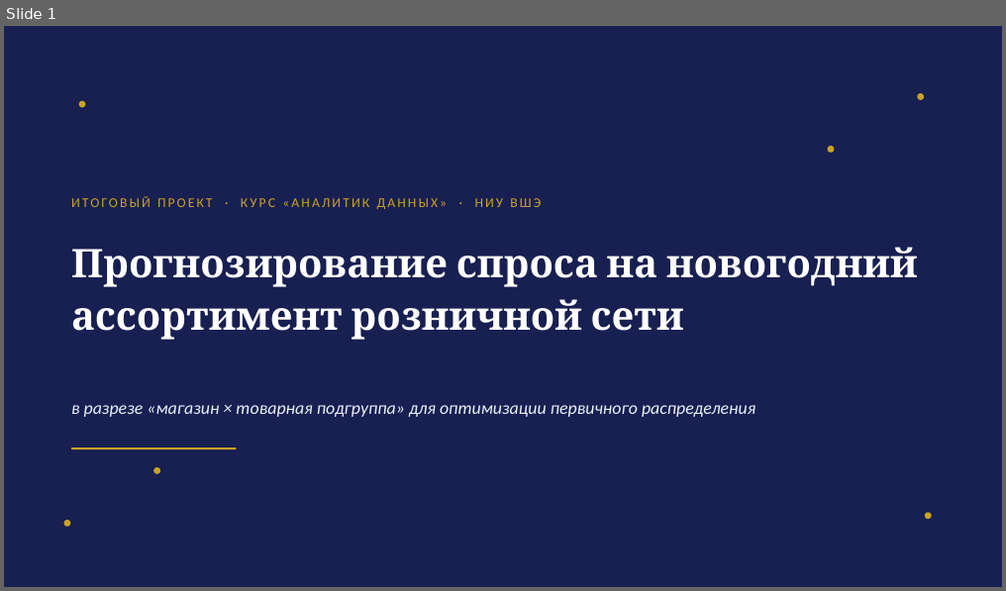
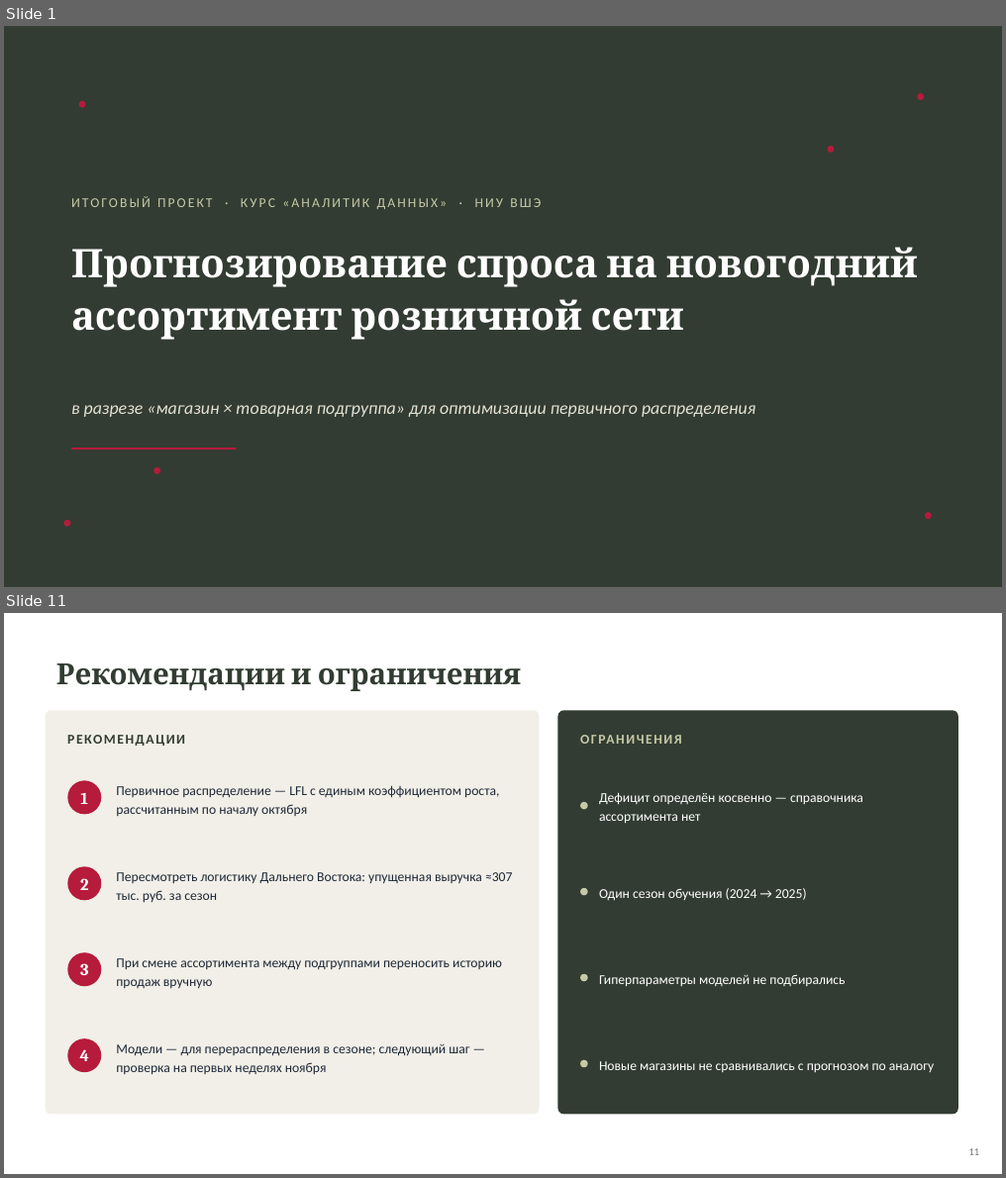
Before and after one commit to AnastasiyaEremina/final_project_hse_eremina, a slide deck: presentation/presentation.pptx. Shown one above the other, each under a label of ours: slide 1 before the commit, slides 1 and 11 after it; the slides between them are not shown. The pictures are 1006x591 and 1006x1178 pixels, drawn with LibreOffice and Linux fonts; fonts in the diff are those of the drawing. Boxes give left, top, right and bottom in pixels: in the first picture for what was removed or moved away, otherwise in the second. Text is boxed around its words. In the diff, an @@ line names an element or a change of style, - is before the commit and + after.

```diff
--- a/presentation/presentation.pptx
+++ b/presentation/presentation.pptx
@@ slide 11 added at bbox=[4, 613, 1002, 1174], background #FFFFFF @@
@@ text added at bbox=[56, 663, 285, 690], 13 pt, text #323C32, bold @@
+РЕКОМЕНДАЦИИ
@@ text added at bbox=[291, 668, 311, 684], 28 pt, text #323C32, bold @@
+Рекомендации и ограничения
@@ text added at bbox=[318, 668, 521, 691], 13 pt, text #C5C9A6, bold @@
+ОГРАНИЧЕНИЯ
@@ rounded rectangle added at bbox=[46, 710, 540, 1115], fill #F1EFE8 @@
@@ rounded rectangle added at bbox=[558, 710, 958, 1115], fill #323C32 @@
@@ ellipse added at bbox=[67, 780, 101, 814], fill #B61B3B @@
@@ text added at bbox=[116, 785, 499, 816], 13 pt, text #1F2937 @@
+Первичное распределение — LFL с единым коэффициентом роста, рассчитанным по началу октября
@@ text added at bbox=[80, 793, 88, 804], 16 pt, text #FFFFFF, bold @@
+1
@@ ellipse added at bbox=[580, 802, 588, 809], fill #C5C9A6 @@
@@ text added at bbox=[599, 792, 863, 824], 13 pt, text #FFFFFF @@
+Дефицит определён косвенно — справочника ассортимента нет
@@ ellipse added at bbox=[67, 866, 101, 900], fill #B61B3B @@
@@ text added at bbox=[80, 878, 89, 890], 16 pt, text #FFFFFF, bold @@
+2
@@ text added at bbox=[116, 872, 513, 902], 13 pt, text #1F2937 @@
+Пересмотреть логистику Дальнего Востока: упущенная выручка ≈307 тыс. руб. за сезон
@@ ellipse added at bbox=[580, 888, 588, 895], fill #C5C9A6 @@
@@ text added at bbox=[599, 888, 807, 900], 13 pt, text #FFFFFF @@
+Один сезон обучения (2024 → 2025)
@@ ellipse added at bbox=[67, 953, 101, 986], fill #B61B3B @@
@@ text added at bbox=[80, 963, 89, 975], 16 pt, text #FFFFFF, bold @@
+3
@@ text added at bbox=[116, 959, 502, 989], 13 pt, text #1F2937 @@
+При смене ассортимента между подгруппами переносить историю продаж вручную
@@ ellipse added at bbox=[580, 974, 588, 982], fill #C5C9A6 @@
@@ text added at bbox=[599, 974, 845, 987], 13 pt, text #FFFFFF @@
+Гиперпараметры моделей не подбирались
@@ ellipse added at bbox=[67, 1039, 101, 1072], fill #B61B3B @@
@@ text added at bbox=[80, 1050, 89, 1061], 16 pt, text #FFFFFF, bold @@
+4
@@ text added at bbox=[116, 1045, 469, 1075], 13 pt, text #1F2937 @@
+Модели — для перераспределения в сезоне; следующий шаг — проверка на первых неделях ноября
@@ ellipse added at bbox=[580, 1059, 588, 1067], fill #C5C9A6 @@
@@ text added at bbox=[599, 1061, 934, 1072], 13 pt, text #FFFFFF @@
+Новые магазины не сравнивались с прогнозом по аналогу
@@ text added at bbox=[969, 1149, 980, 1156], 10 pt, text #6B7280 @@
+11
@@ slide 1 changed as well @@
@@ background #1E2761 to #323C32 @@
@@ rectangle removed at bbox=[4, 26, 1002, 587] @@
@@ fill #C9A227 to #B61B3B in 6 elements at bbox=[79, 101, 85, 107], bbox=[918, 93, 924, 100], bbox=[63, 520, 70, 527], bbox=[925, 513, 932, 519], bbox=[153, 468, 160, 474], bbox=[828, 146, 835, 153] @@
@@ text "ИТОГОВЫЙ ПРОЕКТ · КУРС «АНАЛИТИК ..." at bbox=[71, 196, 541, 209]: text colour #C9A227 to #C5C9A6 @@
@@ text "в разрезе «магазин × товарная ..." at bbox=[71, 405, 755, 417]: text colour #EAF0FB to #E4E2D3 @@
@@ line (71, 449) - (236, 449): stroke #C9A227 2 pt to #B61B3B 2 pt @@
```
Also in this commit, not shown: 5 other slides changed, 5 other slides added, 3 slides removed, 13 other files.
